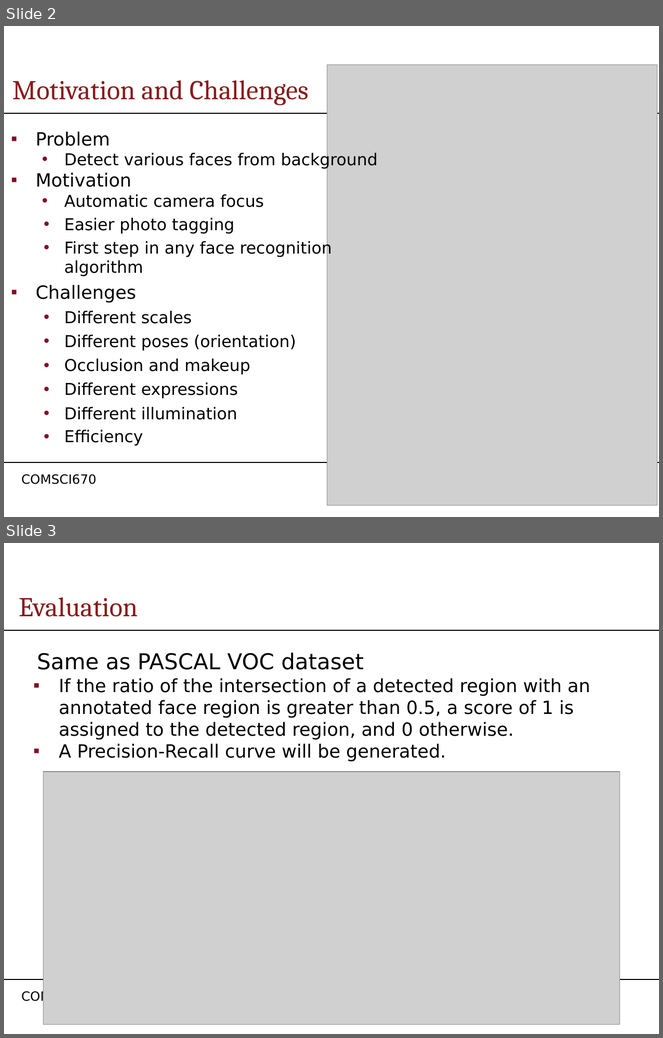
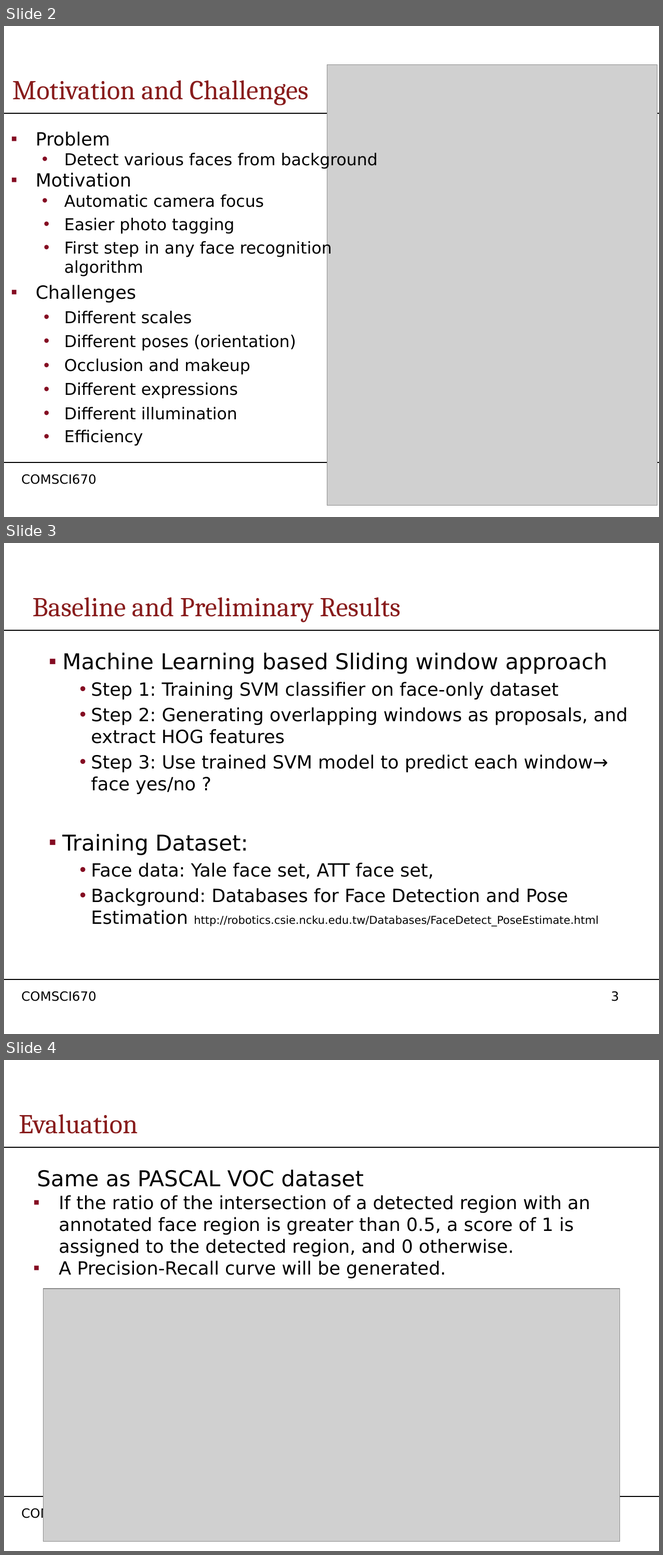
Before and after one commit to whsong/faceDetection, a slide deck: documents/faceDetection_PPT1 .pptx. Shown one above the other, each under a label of ours: slides 2 and 3 before the commit, slides 2, 3 and 4 after it. The pictures are 663x1038 and 663x1555 pixels, drawn with LibreOffice and Linux fonts; fonts in the diff are those of the drawing; grey boxes stand for pictures; background and template pictures are left out. Boxes give left, top, right and bottom in pixels: in the first picture for what was removed or moved away, otherwise in the second. Text is boxed around its words. In the diff, an @@ line names an element or a change of style, - is before the commit and + after.

Commit message:
updated future approach

```diff
--- a/documents/faceDetection_PPT1 .pptx
+++ b/documents/faceDetection_PPT1 .pptx
@@ slide 3 added at (4, 543, 659, 1034), background #FFFFFF; not listed: 4 template elements that a slide beside it also shows @@
@@ title added at (33, 597, 400, 623), 30 pt, text #881C1C @@
+Baseline and Preliminary Results
@@ text added at (62, 653, 628, 927), 20 pt, text #000000 @@
+▪ Machine Learning based Sliding window approach
+  • Step 1: Training SVM classifier on face-only dataset
+  • Step 2: Generating overlapping windows as proposals, and extract HOG features
+  • Step 3: Use trained SVM model to predict each window→ face yes/no ?
+▪ Training Dataset:
+  • Face data: Yale face set, ATT face set,
+  • Background: Databases for Face Detection and Pose Estimation http://robotics.csie.ncku.edu.tw/Databases/FaceDetect_PoseEstimate.html
@@ what was slide 3 is now slide 4 @@
```
Also in this commit, not shown: 1 other slide added.
